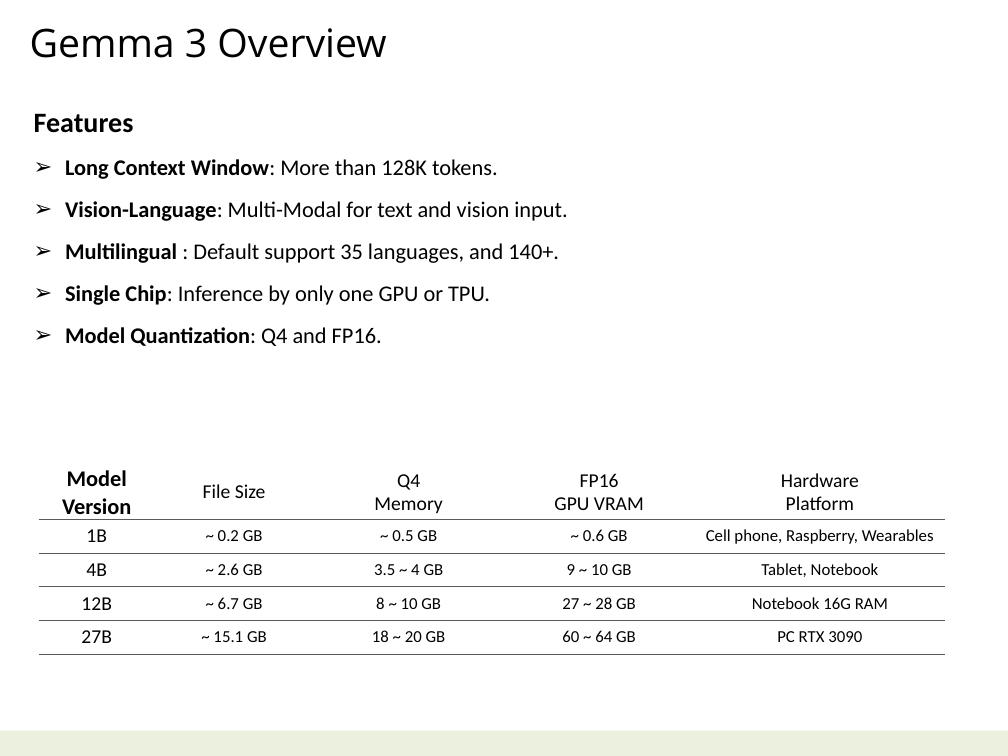
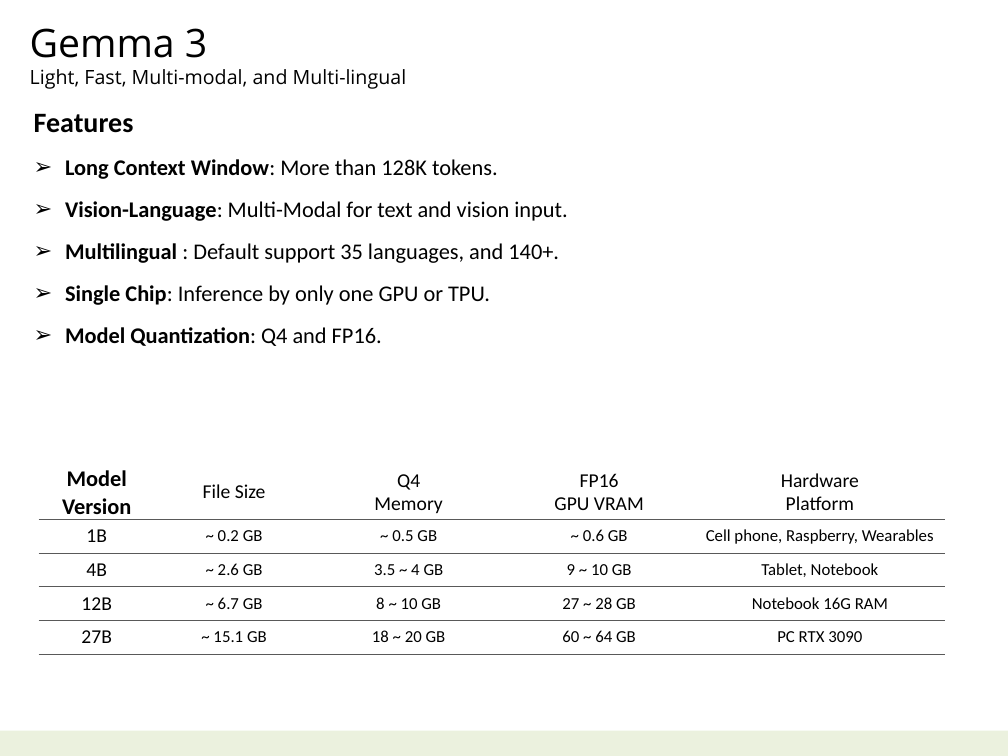
Before and after one commit to navibator/crazy-ai, a slide deck: slide 9 of ai-gemma.pptx (slide 8 before the commit). Drawn at 1008x756 pixels with LibreOffice and Linux fonts; fonts in the diff are those of the drawing. Boxes give left, top, right and bottom in pixels: in the first picture for what was removed or moved away, otherwise in the second. Text is boxed around its words. In the diff, an @@ line names an element or a change of style, - is before the commit and + after.

```diff
--- a/ai-gemma.pptx
+++ b/ai-gemma.pptx
@@ text at box(30, 28, 407, 89): text changed; size 28 to 14 pt @@
-Gemma 3 Overview
+Gemma 3
+Light, Fast, Multi-modal, and Multi-lingual
```
Also in this commit, not shown: 11 other slides changed, 2 slides added, 1 slide removed, 1 other file.
